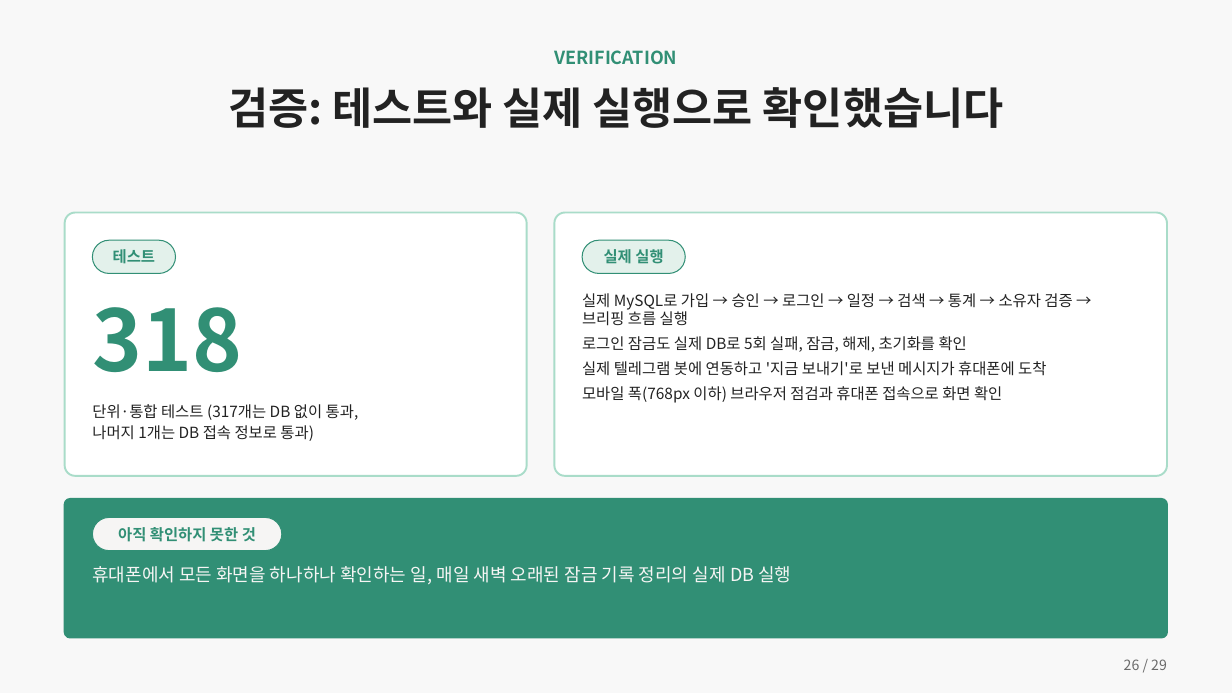
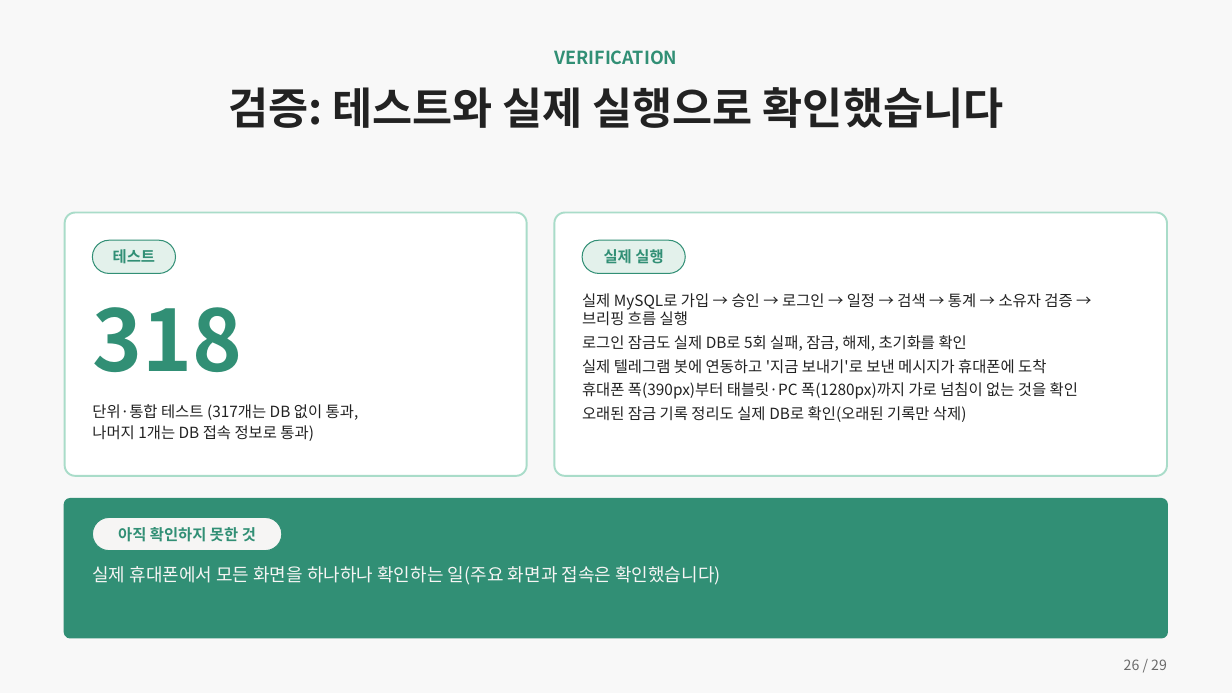
Before and after one commit to ho8566z/calendar-bot_word, a slide deck: slide 26 of ppt/개인 프로젝트.pptx. Drawn at 1232x693 pixels with LibreOffice and Linux fonts; fonts in the diff are those of the drawing. Boxes give left, top, right and bottom in pixels: in the first picture for what was removed or moved away, otherwise in the second. Text is boxed around its words. In the diff, an @@ line names an element or a change of style, - is before the commit and + after.

```diff
--- a/ppt/개인 프로젝트.pptx
+++ b/ppt/개인 프로젝트.pptx
@@ text at (582,335,1046,374): less space between paragraphs @@
@@ text at (582,382,1078,422): text changed @@
-모바일 폭(768px 이하) 브라우저 점검과 휴대폰 접속으로 화면 확인
+휴대폰 폭(390px)부터 태블릿·PC 폭(1280px)까지 가로 넘침이 없는 것을 확인
+오래된 잠금 기록 정리도 실제 DB로 확인(오래된 기록만 삭제)
@@ text at (92,566,721,585): text changed @@
-휴대폰에서 모든 화면을 하나하나 확인하는 일, 매일 새벽 오래된 잠금 기록 정리의 실제 DB 실행
+실제 휴대폰에서 모든 화면을 하나하나 확인하는 일(주요 화면과 접속은 확인했습니다)
```
Also in this commit, not shown: 3 other slides changed, 1 other file.
